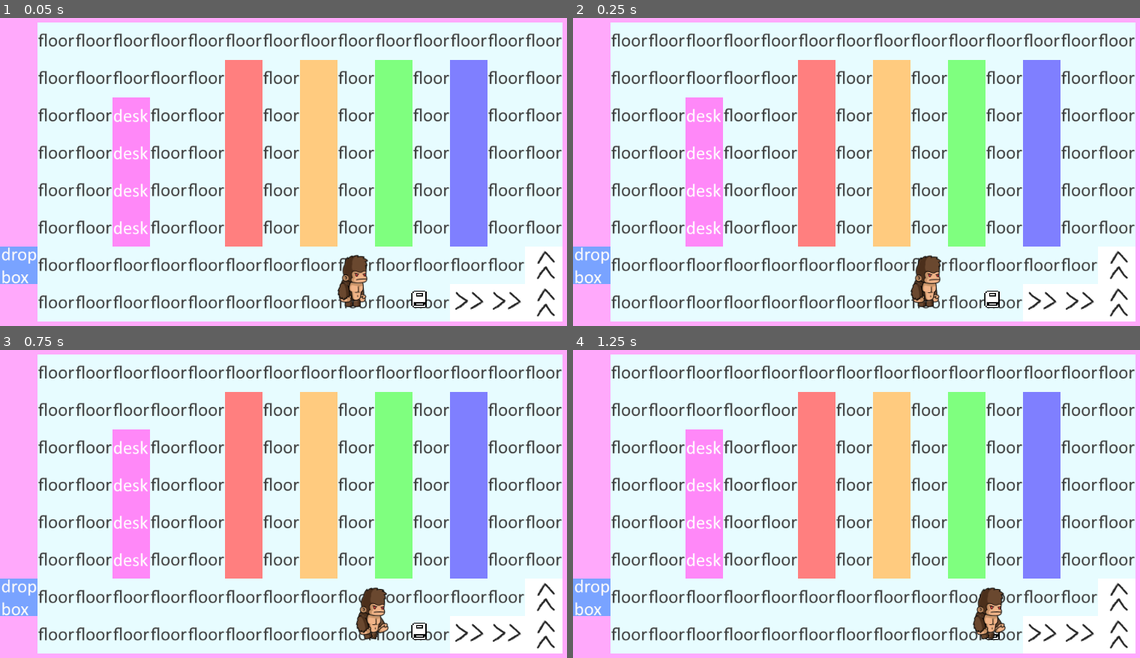
Above: before the commit, frames 1-4 (two rows, left to right).
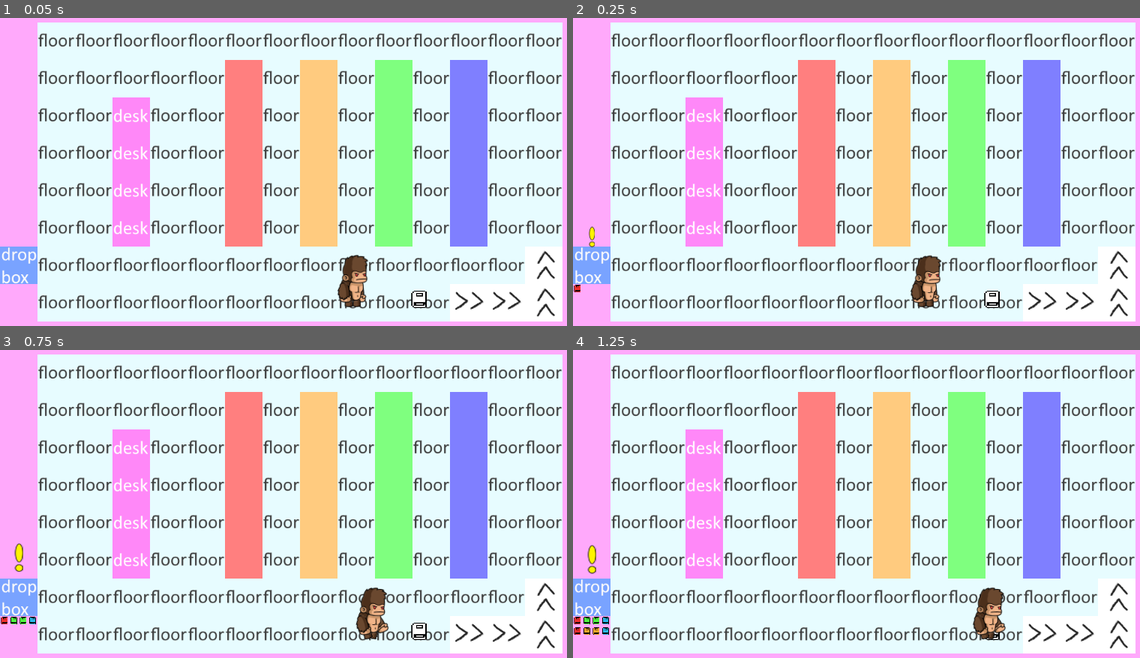
Above: after the commit, the same moments.

Repository: Jawfish/Overbooked
Game: Godot game, scene res://Engine/Main.tscn
Same seed, same stepped clock (60 frames per second), same inputs: the game is played once before the commit and once after it.
Inputs:
- Up to frame 1 (0.05 s): no input
- Up to frame 2 (0.25 s): no input
- Up to frame 3 (0.75 s): hold D (move_right) from 0.53 s (still down); hold Space (interact) from 0.53 s (still down)
- Up to frame 4 (1.25 s): keep holding D (move_right); keep holding Space (interact)

Frame 1 is identical in both runs. In frame 2, less than 0.1% of the frame differs, in the area x 0-4%, y 67-90%; in frame 3, 0.2%; in frame 4, 0.3%, in the area x 0-7%, y 63-93%.

Commit message:
improve pips

Diff:
--- a/Assets/UI/Pip.svg
+++ /dev/null
@@ -1,67 +0,0 @@
-<?xml version="1.0" encoding="UTF-8" standalone="no"?>
-<svg
-   xmlns:dc="http://purl.org/dc/elements/1.1/"
-   xmlns:cc="http://creativecommons.org/ns#"
-   xmlns:rdf="http://www.w3.org/1999/02/22-rdf-syntax-ns#"
-   xmlns:svg="http://www.w3.org/2000/svg"
-   xmlns="http://www.w3.org/2000/svg"
-   xmlns:sodipodi="http://sodipodi.sourceforge.net/DTD/sodipodi-0.dtd"
-   xmlns:inkscape="http://www.inkscape.org/namespaces/inkscape"
-   width="75.76786mm"
-   height="75.76786mm"
-   viewBox="0 0 75.76786 75.767858"
-   version="1.1"
-   id="svg8"
-   inkscape:version="1.0.1 (3bc2e813f5, 2020-09-07)"
-   sodipodi:docname="Pip.svg">
-  <defs
-     id="defs2" />
-  <sodipodi:namedview
-     id="base"
-     pagecolor="#ffffff"
-     bordercolor="#666666"
-     borderopacity="1.0"
-     inkscape:pageopacity="0.0"
-     inkscape:pageshadow="2"
-     inkscape:zoom="0.49497475"
-     inkscape:cx="143.66108"
-     inkscape:cy="189.63085"
-     inkscape:document-units="mm"
-     inkscape:current-layer="layer1"
-     inkscape:document-rotation="0"
-     showgrid="false"
-     fit-margin-top="5"
-     fit-margin-left="5"
-     fit-margin-right="5"
-     fit-margin-bottom="5"
-     lock-margins="true"
-     inkscape:window-width="1887"
-     inkscape:window-height="1198"
-     inkscape:window-x="1039"
-     inkscape:window-y="99"
-     inkscape:window-maximized="0" />
-  <metadata
-     id="metadata5">
-    <rdf:RDF>
-      <cc:Work
-         rdf:about="">
-        <dc:format>image/svg+xml</dc:format>
-        <dc:type
-           rdf:resource="http://purl.org/dc/dcmitype/StillImage" />
-        <dc:title></dc:title>
-      </cc:Work>
-    </rdf:RDF>
-  </metadata>
-  <g
-     inkscape:label="Layer 1"
-     inkscape:groupmode="layer"
-     id="layer1"
-     transform="translate(-34.687497,-105.74702)">
-    <circle
-       style="fill:#ffffff;fill-rule:evenodd;stroke:#000000;stroke-width:5.29167;stroke-miterlimit:4;stroke-dasharray:none"
-       id="path10"
-       cx="72.571426"
-       cy="143.63095"
-       r="30.238094" />
-  </g>
-</svg>
--- a/Interface/Pip.tscn
+++ b/Interface/Pip.tscn
@@ -1,9 +1,13 @@
 [gd_scene load_steps=2 format=2]
 
-[ext_resource path="res://Assets/UI/Pip.svg" type="Texture" id=1]
+[ext_resource path="res://Assets/Book.png" type="Texture" id=1]
 
 [node name="Pip" type="TextureRect"]
+margin_right = 14.0
+margin_bottom = 14.0
+rect_min_size = Vector2( 14, 14 )
 texture = ExtResource( 1 )
+expand = true
 __meta__ = {
 "_edit_use_anchors_": false
 }
--- a/Objects/Book.gd
+++ b/Objects/Book.gd
@@ -5,7 +5,7 @@
 var book_color: int
 
 func _init() -> void:
-	book_color = randi() % BOOK_COLORS.size() + 1
+	book_color = randi() % BOOK_COLORS.size()
 
 func _ready() -> void:
 	match book_color:
--- a/Objects/DropBoxObject.gd
+++ b/Objects/DropBoxObject.gd
@@ -1,10 +1,14 @@
 extends GameObject
 class_name DropBoxObject
 
-export(float) var min_time: float
-export(float) var max_time: float
-export(PackedScene) var book_scene: PackedScene
-
+export(float) var _min_time: float
+export(float) var _max_time: float
+export(PackedScene) var _book_scene: PackedScene
+export(Color) var _red: Color
+export(Color) var _orange: Color
+export(Color) var _green: Color
+export(Color) var _blue: Color
+export(int) var _max_books: int
 onready var _pip_scene: PackedScene = preload("res://Interface/Pip.tscn")
 
 var _books: Array
@@ -14,6 +18,8 @@
 	start_random_timer()
 
 func _on_Timer_timeout() -> void:
+	if _books.size() >= _max_books:
+		return
 	start_random_timer()
 	$AudioStreamPlayer2D.play()
 	if _books.size() <= 0:
@@ -23,10 +29,10 @@
 func start_random_timer() -> void:
 	# randomize so it won't be the same every game
 	randomize()
-	$Timer.start(rand_range(min_time, max_time))
+	$Timer.start(rand_range(_min_time, _max_time))
 
 func generate_new_book() -> void:
-	var book: Book = book_scene.instance()
+	var book: Book = _book_scene.instance()
 	add_book_pip(book)
 	_books.append(book)
 
@@ -35,13 +41,13 @@
 	var color: Color
 	match book.book_color:
 		book.BOOK_COLORS.RED:
-			color = Color.blue
+			color = _red
 		book.BOOK_COLORS.ORANGE:
-			color = Color.orange
+			color = _orange
 		book.BOOK_COLORS.GREEN:
-			color = Color.green
+			color = _green
 		book.BOOK_COLORS.BLUE:
-			color = Color.blue
+			color = _blue
 	var pip = _pip_scene.instance()
 	$Pips/GridContainer.add_child(pip)
 	pip.modulate = color
--- a/Objects/DropBoxObject.tscn
+++ b/Objects/DropBoxObject.tscn
@@ -73,9 +73,14 @@
 
 [node name="DropBoxObject" instance=ExtResource( 1 )]
 script = ExtResource( 3 )
-min_time = 7.0
-max_time = 20.0
-book_scene = ExtResource( 6 )
+_min_time = 0.1
+_max_time = 0.2
+_book_scene = ExtResource( 6 )
+_red = Color( 0.941176, 0.188235, 0.188235, 1 )
+_orange = Color( 0.941176, 0.658824, 0.176471, 1 )
+_green = Color( 0.317647, 0.984314, 0.262745, 1 )
+_blue = Color( 0.172549, 0.733333, 0.929412, 1 )
+_max_books = 8
 
 [node name="Sprite" type="Sprite" parent="." index="0"]
 texture = ExtResource( 2 )
Not shown, removed: Assets/UI/Pip.svg.import
